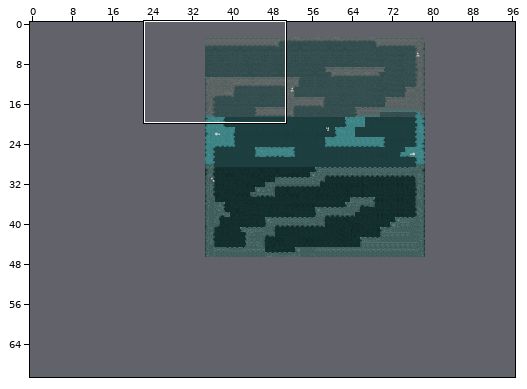
A Tiled map gets an edit: Content/tilemaps/cave/collisionTestMap.tmx. The picture above shows the old version from afar; the outline marks the close-up.
Close-up. As it was:
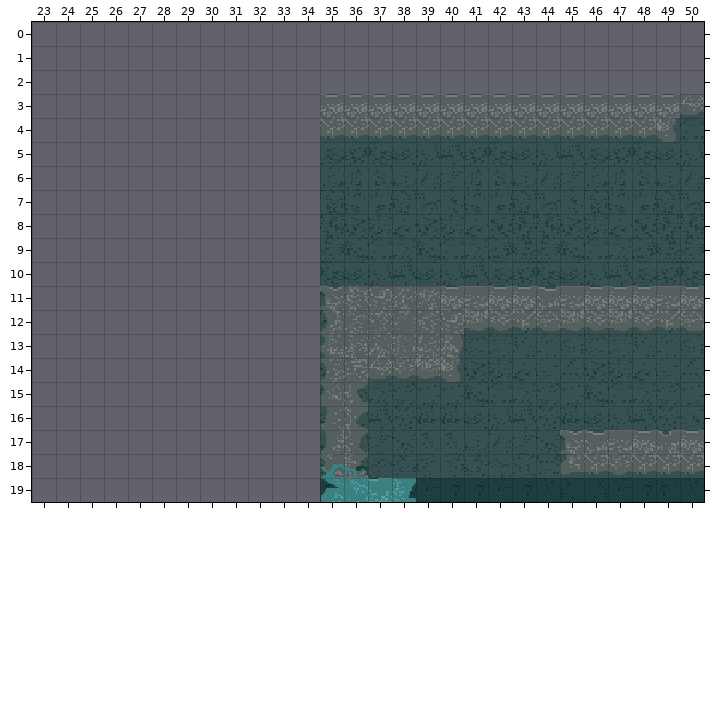
Cells are 16x16 px. Shown: x 23..50, y 0..19. The commit also changed other parts of the map, which this record leaves out. The old version is drawn lined up with the new one.
The same view after the edit:
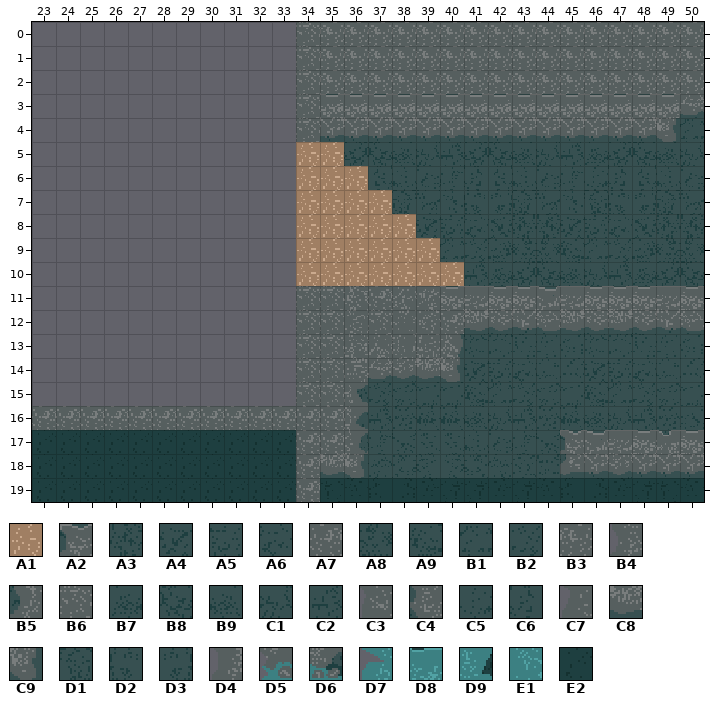
Key: from "PrototypeTileset": A1 166, A2 931, A3 944, A4 945, A5 946, A6 947, A7 965, A8 976, A9 977, B1 978, B2 979, B3 986, B4 992, B5 995, B6 997, B7 1006, B8 1008, B9 1009, C1 1010, C2 1011, C3 1024, C4 1027, C5 1038, C6 1039, C7 1056, C8 1063, C9 1064, D1 1070, D2 1071, D3 1072, D4 1088, D5 1152, D6 1154, D7 1184, D8 1192, D9 1244, E1 1275, E2 1361.
__ is an empty cell.
Change:
map size 44x44 -> 97x71 cells (old content now starts at 35,3; both pictures use the new coordinates)
Layer "Background":
y 5: x 35 B7 -> A1
y 6: x 35..36 C5 C6 -> A1 A1
y 7: x 35..37 D1 D2 D3 -> A1 A1 A1
y 8: x 35..38 A3 A4 A5 A6 -> A1 A1 A1 A1
y 9: x 35..39 A8 A9 B1 B2 A9 -> A1 A1 A1 A1 A1
y 10: x 35..40 B8 B9 C1 C2 B9 C1 -> A1 A1 A1 A1 A1 A1
y 17..19: x 23..33 __ __ __ __ __ __ __ __ __ __ __ -> E2 E2 E2 E2 E2 E2 E2 E2 E2 E2 E2
Layer "Walls":
y 0..2: x 34..50 __ __ __ __ __ __ __ __ __ __ __ __ __ __ __ __ __ -> B6 B3 B3 B3 B3 B3 B3 B3 B3 B3 B3 B3 B3 B3 B3 B3 B3
y 3..4: x 34 __ -> B6
y 5..10: x 34 __ -> A1
y 11: x 34..35 __ A2 -> B6 B6
y 12: x 34..35 __ B5 -> B6 B6
y 13: x 34..35 __ C4 -> B6 B6
y 14: x 34..35 __ B4 -> B6 B6
y 15: x 34..35 __ C3 -> B6 B6
y 16: x 23..35 __ __ __ __ __ __ __ __ __ __ __ __ C7 -> A7 A7 A7 A7 A7 A7 A7 A7 A7 A7 A7 A7 A7
y 17: x 34..35 __ D4 -> A7 A7
y 18: x 34..36 __ D5 D6 -> A7 C8 C9
y 19: x 34..38 __ D7 E1 D8 D9 -> A7 __ __ __ __
Boxes around the changes in both close-ups, in picture pixels (x1, y1, x2, y2):
changed: (32, 22, 704, 502)
